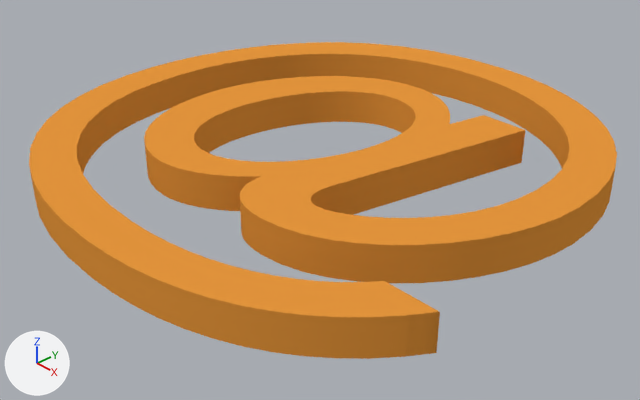
Renders of the Blender file assets/at.blend from each side of a commit.
Rendered twice from a 50 mm camera at (2.09, -1.393, 1.065) aimed at (0.528, 0.088, -0.127). Arrows for +X, +Y and +Z are at lower left; the lights stay in place. Text is drawn in Blender's own font.

In view in the first picture: 'Text'.
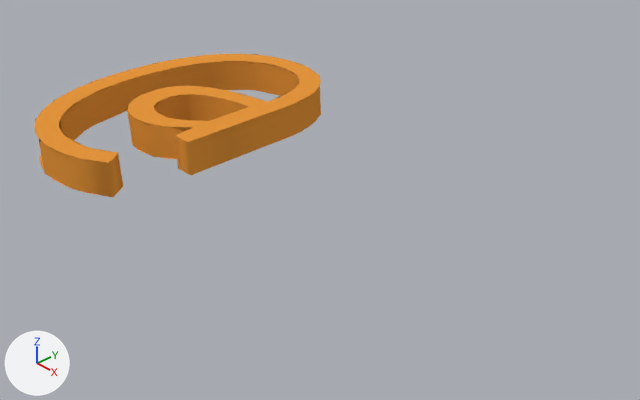
Boxes [x1, y1, x2, y2] around the edits, measured in the pictures (640 x 400 px):
'Text', reshaped (51% narrower, 55% shorter)
    before: [29, 42, 617, 359]
    after: [34, 54, 321, 197]

The edits, one by one:
Mesh me_cutext is new.
It has 288 vertices, 260 faces and spans x -0.056..0.056, y -0.088..0.089, z -0.013..0.013.
It uses material mat_material_001 (orange #e7973d).
Object 'Text' (ob_text) now shows me_cutext instead of txt_text.
